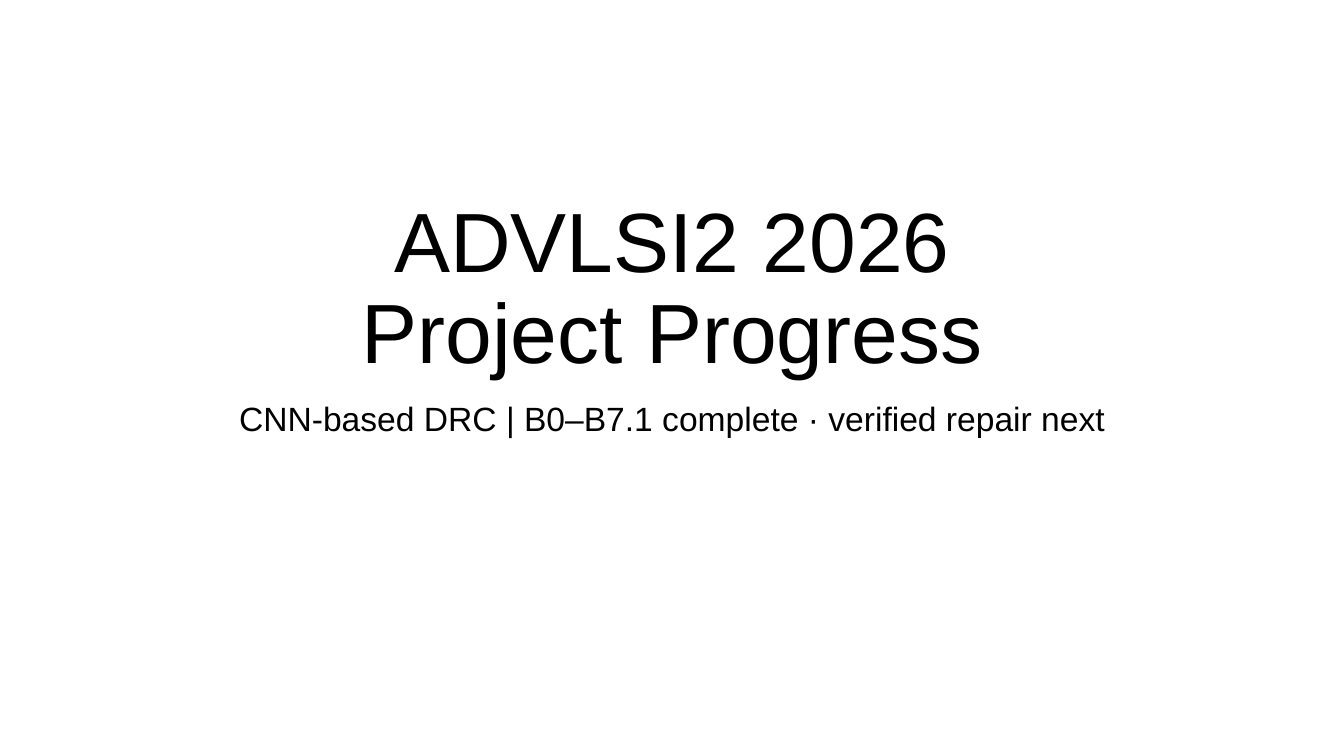
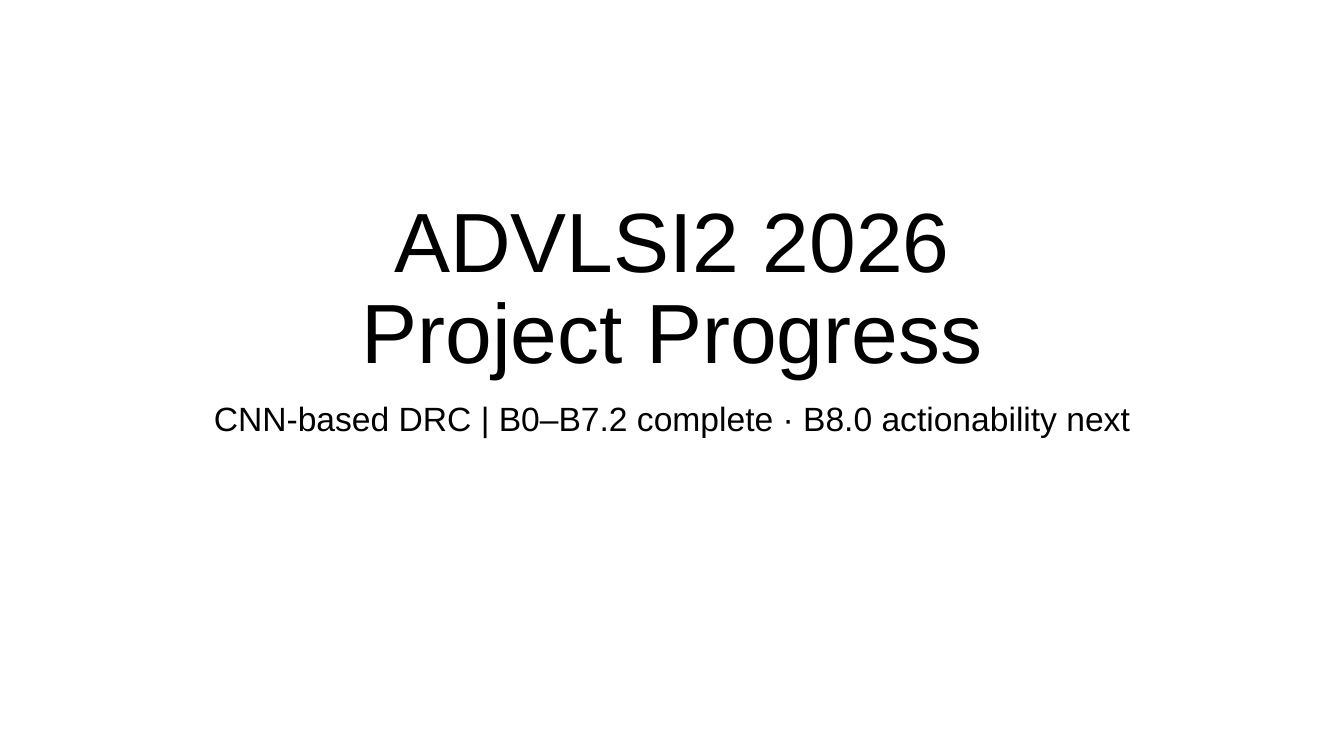
Before and after one commit to nocleo/ADVLSI2_Project_updated, a slide deck: slide 1 of presentation/ADVLSI2_DRC_CNN_Project_Progress.pptx. Drawn at 1344x756 pixels with LibreOffice and Linux fonts; fonts in the diff are those of the drawing. Boxes give left, top, right and bottom in pixels: in the first picture for what was removed or moved away, otherwise in the second. Text is boxed around its words. In the diff, an @@ line names an element or a change of style, - is before the commit and + after.

```diff
--- a/presentation/ADVLSI2_DRC_CNN_Project_Progress.pptx
+++ b/presentation/ADVLSI2_DRC_CNN_Project_Progress.pptx
@@ subtitle at [214, 406, 1129, 438]: text changed @@
-CNN-based DRC | B0–B7.1 complete · verified repair next
+CNN-based DRC | B0–B7.2 complete · B8.0 actionability next
```
Also in this commit, not shown: 4 other slides changed, 2 slides added, 8 other files.
